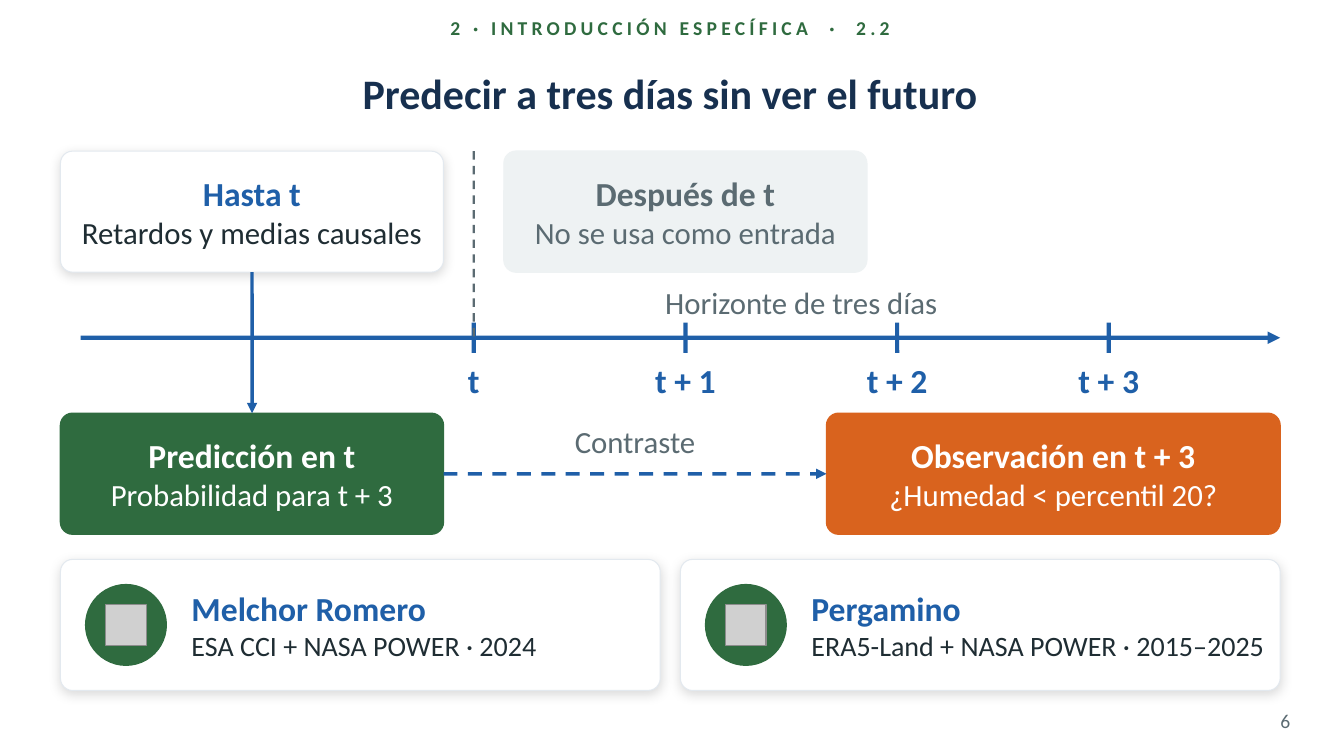
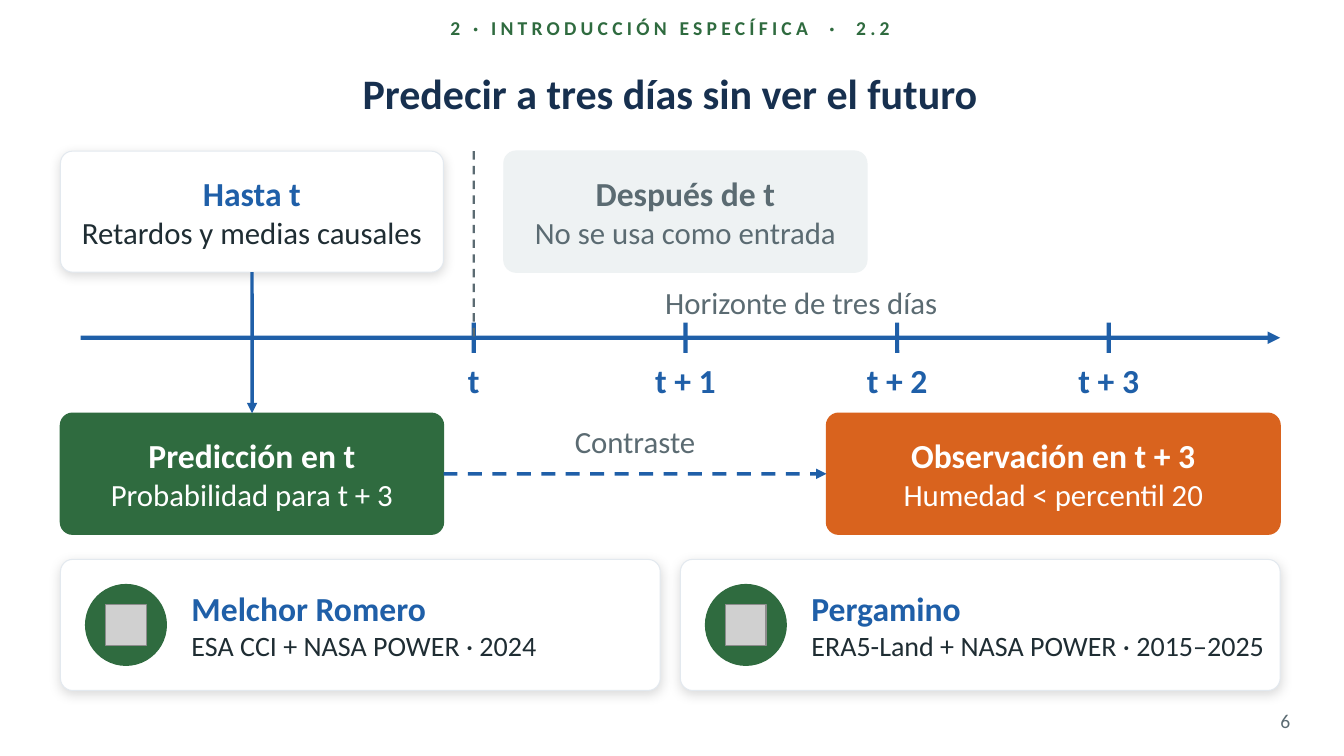
Before and after one commit to gusjrivas/AAI_Hydric_Stress, a slide deck: slide 6 of presentacion/Defensa_Rivas_v5.pptx. Drawn at 1344x756 pixels with LibreOffice and Linux fonts; fonts in the diff are those of the drawing; grey boxes stand for pictures; background and template pictures are left out. Boxes give left, top, right and bottom in pixels: in the first picture for what was removed or moved away, otherwise in the second. Text is boxed around its words. In the diff, an @@ line names an element or a change of style, - is before the commit and + after.

```diff
--- a/presentacion/Defensa_Rivas_v5.pptx
+++ b/presentacion/Defensa_Rivas_v5.pptx
@@ text at (x1=904, y1=484, x2=1203, y2=511): text changed @@
-¿Humedad < percentil 20?
+Humedad < percentil 20
```
Also in this commit, not shown: 7 other slides changed, 2 other files.
